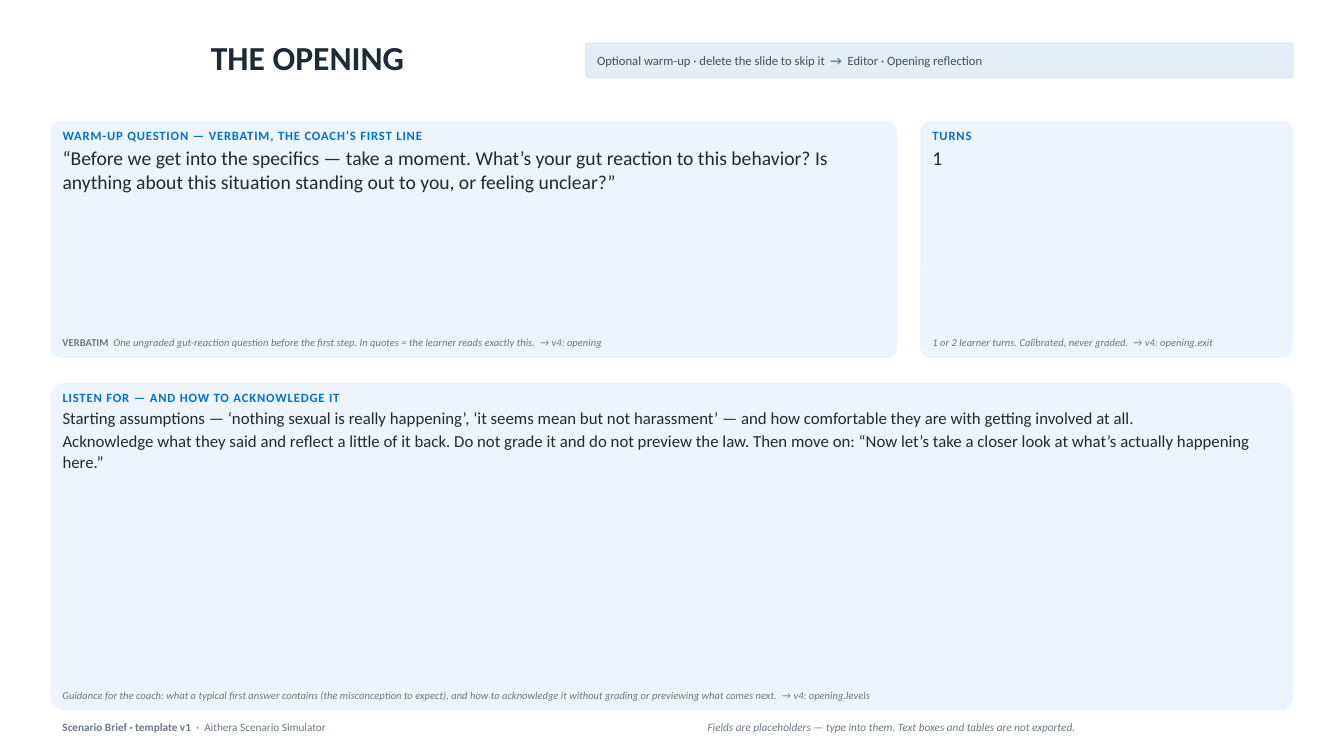
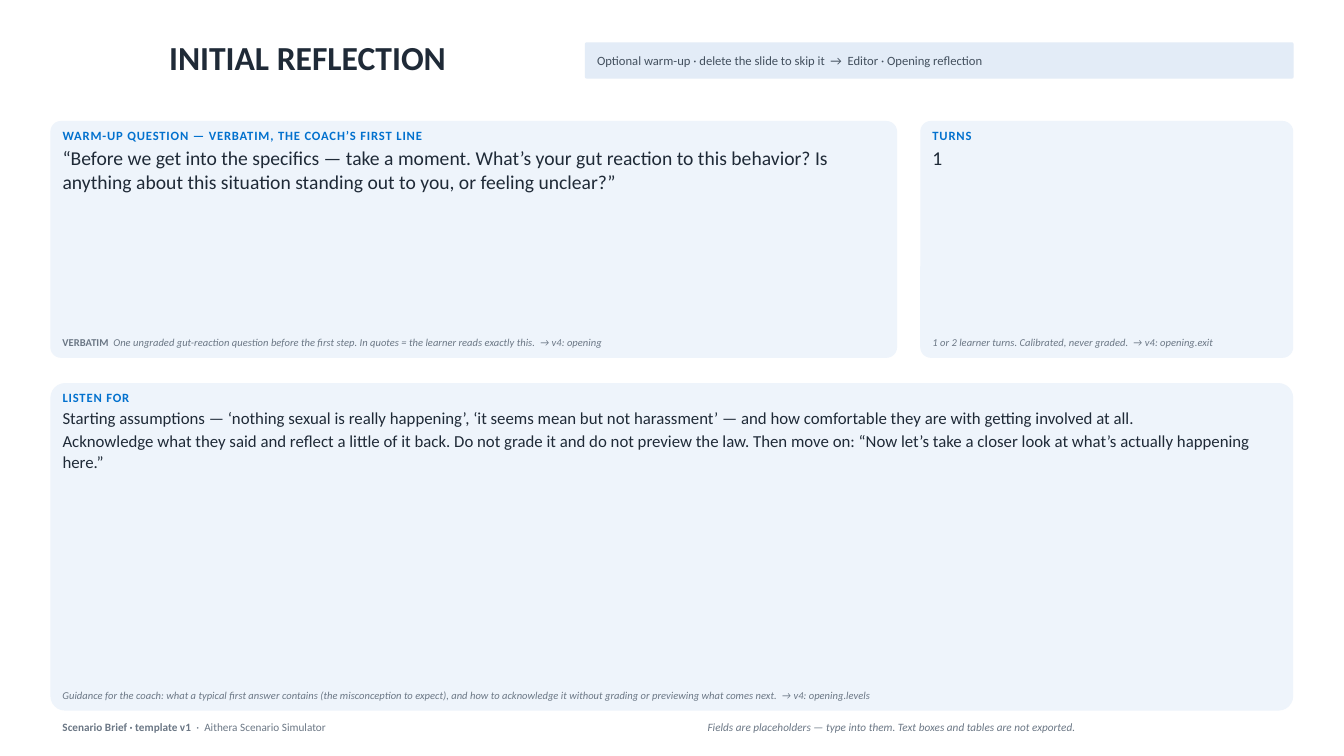
Before and after one commit to chris-alvarez-ctr-vectorsolutions/aithera, a slide deck: slide 5 of products/aithera/scenario-simulator/docs/templates/scenario-brief-example-marshall.pptx. Drawn at 1344x756 pixels with LibreOffice and Linux fonts; fonts in the diff are those of the drawing. Boxes give left, top, right and bottom in pixels: in the first picture for what was removed or moved away, otherwise in the second. Text is boxed around its words. In the diff, an @@ line names an element or a change of style, - is before the commit and + after.

```diff
--- a/products/aithera/scenario-simulator/docs/templates/scenario-brief-example-marshall.pptx
+++ b/products/aithera/scenario-simulator/docs/templates/scenario-brief-example-marshall.pptx
@@ title at [169, 48, 446, 71]: text changed @@
-THE OPENING
+INITIAL REFLECTION
@@ text at [63, 393, 129, 402]: text changed @@
-LISTEN FOR — AND HOW TO ACKNOWLEDGE IT
+LISTEN FOR
```
Also in this commit, not shown: 8 other slides changed, 19 other files.
